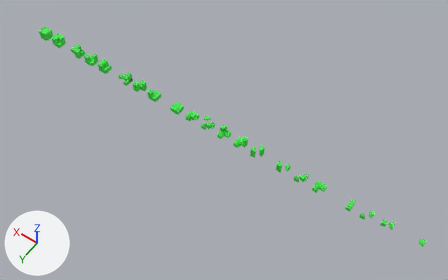
The glTF model minecraft/project/assets/MC_CIRCLE_16.glb as it was, and as the next commit left it.
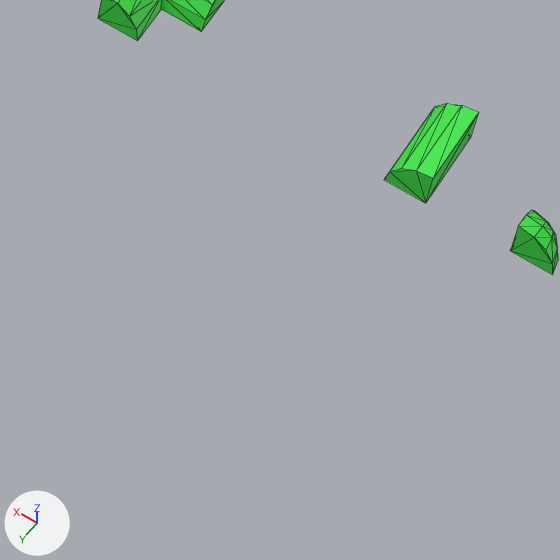
The first picture shows the older version from a 50 mm camera at (-72.1, 24.1, 49.1) aimed at (-49.7, -7.2, -0.2). The close-ups show the older and then the newer version on the part from 67% to 81% of the width and 67% to 90% of the height of that picture. Only the edits that show in the close-ups are written down. Arrows for +X, +Y and +Z are at lower left; the lights stay in place. The close-ups show mesh edges as thin lines.

Names of what the first close-up shows: '00000101_circle', '00000111_circle', '00001001_circle'.
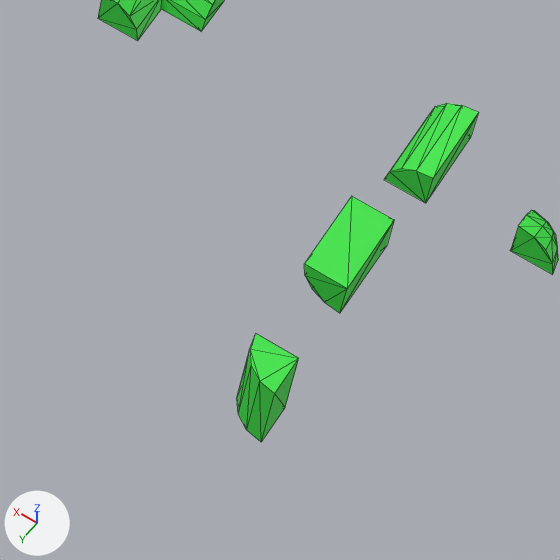
Changed parts and their boxes [x1, y1, x2, y2] in the close-ups (560 x 560 px):
'10010000_circle', added (green)
    after: [304, 196, 394, 313]
'00010001_circle', added (green)
    after: [237, 334, 299, 442]

What changed in the scene script:
```text
Add me_cube_114:
    me_cube_114.from_pydata([(0.0, -0.5, -0.5), (-0.5, -0.5, -0.5), (-0.5, 0.0, -0.5), (-0.309, -0.038, -0.5), (-0.146, -0.146, -0.5), (-0.038, -0.309, -0.5), (-0.038, -0.309, 0.5), (-0.146, -0.146, 0.5), (-0.309, -0.038, 0.5), (-0.5, 0.0, 0.5), (-0.5, -0.5, 0.5), (0.0, -0.5, 0.5)], [], [(2, 3, 8), (2, 8, 9), (4, 5, 6), (4, 6, 7), (0, 1, 10), (0, 10, 11), (5, 0, 11), (5, 11, 6), (1, 2, 9), (1, 9, 10), (10, 9, 8), (8, 7, 6), (6, 11, 10), (8, 6, 10), (3, 4, 7), (3, 7, 8), (3, 2, 1), (1, 0, 5), (5, 4, 3), (1, 5, 3)])
    me_cube_114.materials.append(mat_grass)  # green #3ee749
Add me_cube_113:
    me_cube_113.from_pydata([(0.0, -0.5, 0.5), (-0.5, -0.5, 0.5), (-0.5, -0.5, 0.0), (-0.309, -0.5, 0.038), (-0.146, -0.5, 0.146), (-0.038, -0.5, 0.309), (-0.038, 0.5, 0.309), (-0.146, 0.5, 0.146), (-0.309, 0.5, 0.038), (-0.5, 0.5, 0.0), (-0.5, 0.5, 0.5), (0.0, 0.5, 0.5)], [], [(2, 3, 8), (2, 8, 9), (4, 5, 6), (4, 6, 7), (0, 1, 10), (0, 10, 11), (5, 0, 11), (5, 11, 6), (1, 2, 9), (1, 9, 10), (10, 9, 8), (8, 7, 6), (6, 11, 10), (8, 6, 10), (3, 4, 7), (3, 7, 8), (3, 2, 1), (1, 0, 5), (5, 4, 3), (1, 5, 3)])
    me_cube_113.materials.append(mat_grass)  # green #3ee749
Add ob_00010001_circle:
    ob_00010001_circle = bpy.data.objects.new('00010001_circle', me_cube_114)
    ob_00010001_circle.location = (-63.5, -3.5, 0.5)
Add ob_10010000_circle:
    ob_10010000_circle = bpy.data.objects.new('10010000_circle', me_cube_113)
    ob_10010000_circle.location = (-63.5, -5.5, 0.5)
```
